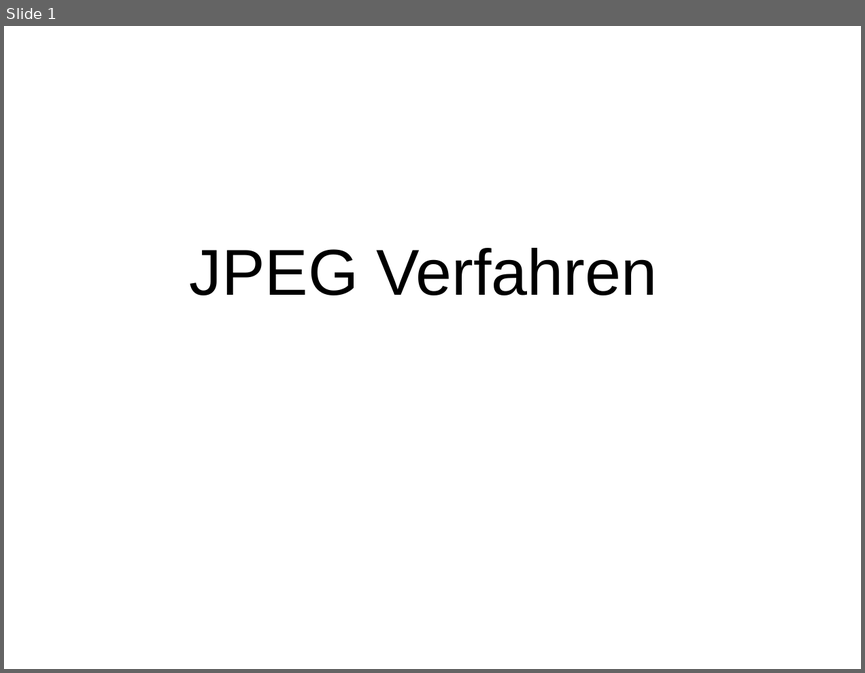
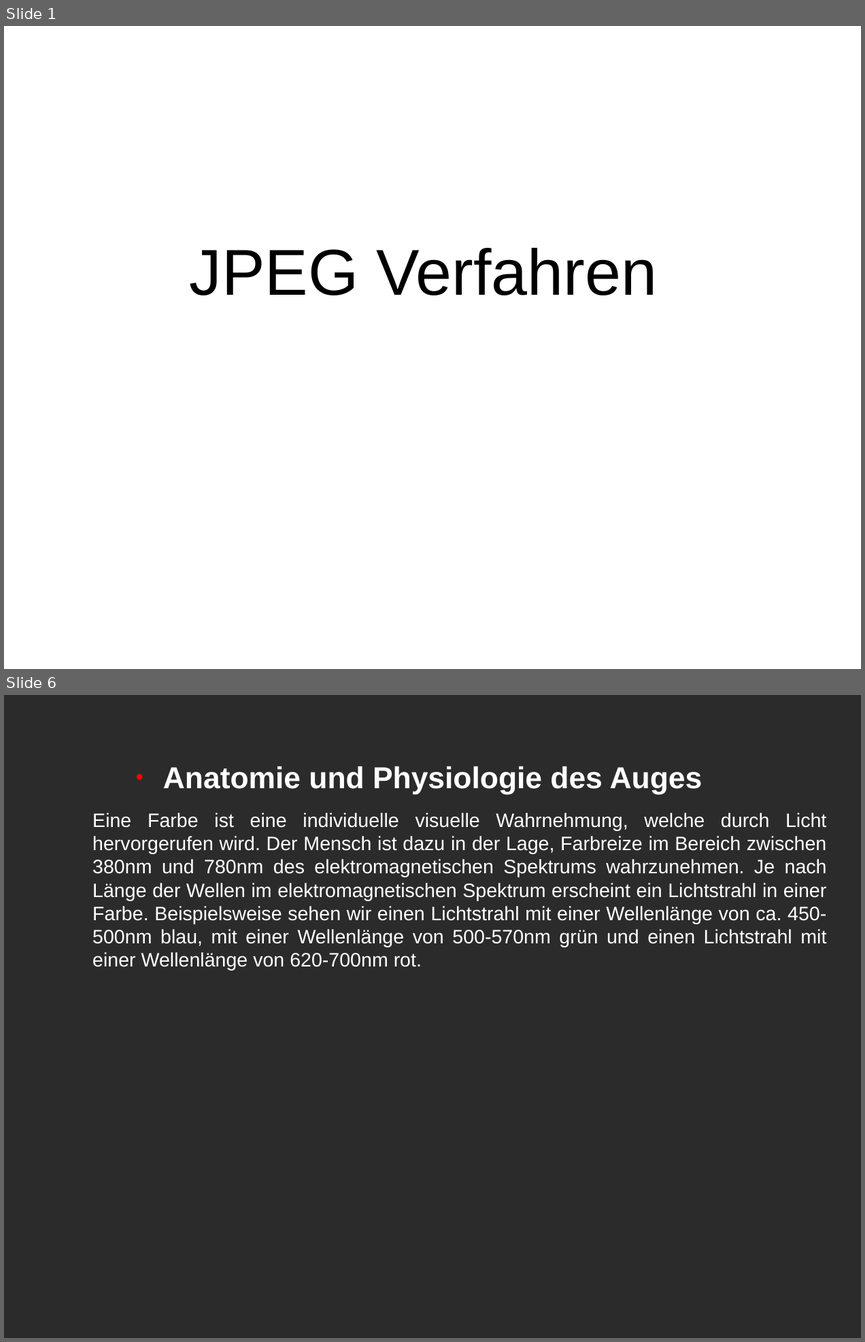
Before and after one commit to brayanGuarnizo/Datenkompresion, a slide deck: Daten kompresion.odp. Shown one above the other, each under a label of ours: slide 1 before the commit, slides 1 and 6 after it; the slides between them are not shown. The pictures are 865x673 and 865x1342 pixels, drawn with LibreOffice and Linux fonts; fonts in the diff are those of the drawing; background and template pictures are left out; a plain dark background stands for a picture behind light text. Boxes give left, top, right and bottom in pixels: in the first picture for what was removed or moved away, otherwise in the second. Text is boxed around its words. In the diff, an @@ line names an element or a change of style, - is before the commit and + after.

```diff
--- a/Daten kompresion.odp
+++ b/Daten kompresion.odp
@@ slide 6 added at <box>4,695,861,1338</box>, background picture (left out) @@
@@ text added at <box>163,766,702,794</box>, 28 pt, text #FFFFFF, bold @@
+● Anatomie und Physiologie des Auges
@@ text added at <box>92,813,827,970</box>, 18 pt, text #FFFFFF @@
+Eine Farbe ist eine individuelle visuelle Wahrnehmung, welche durch Licht hervorgerufen wird. Der Mensch ist dazu in der Lage, Farbreize im Bereich zwischen 380nm und 780nm des elektromagnetischen Spektrums wahrzunehmen. Je nach Länge der Wellen im elektromagnetischen Spektrum erscheint ein Lichtstrahl in einer Farbe. Beispielsweise sehen wir einen Lichtstrahl mit einer Wellenlänge von ca. 450-500nm blau, mit einer Wellenlänge von 500-570nm grün und einen Lichtstrahl mit einer Wellenlänge von 620-700nm rot.
```
Also in this commit, not shown: 15 slides changed, 8 other slides added, 1 slide removed.
